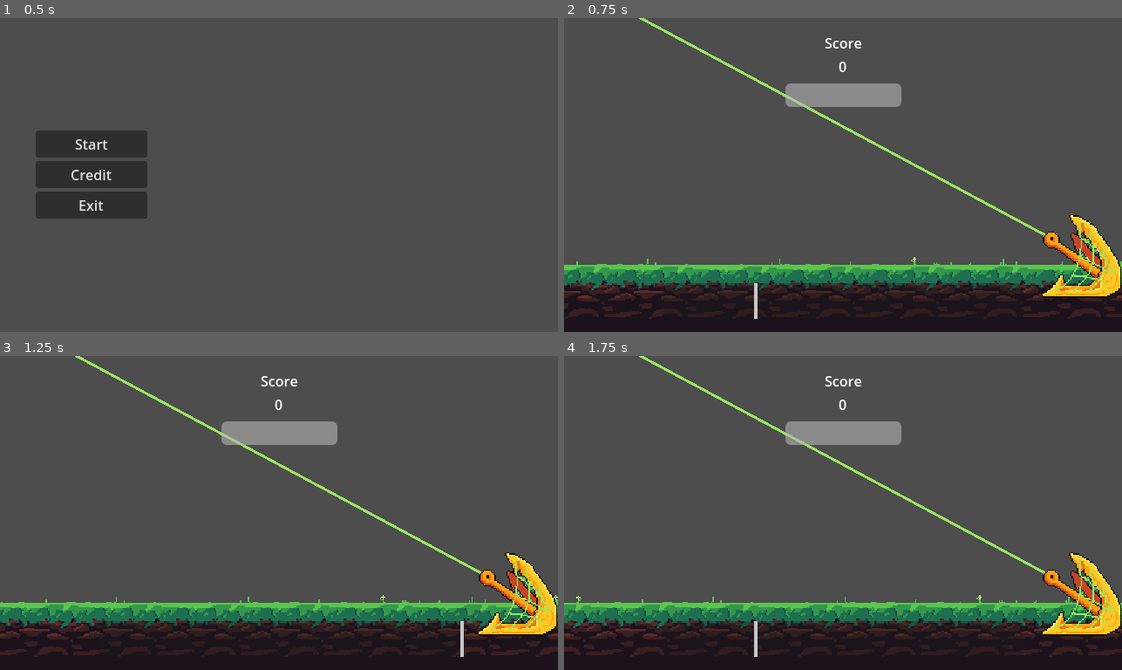
Above: before the commit, frames 1-4 (two rows, left to right).
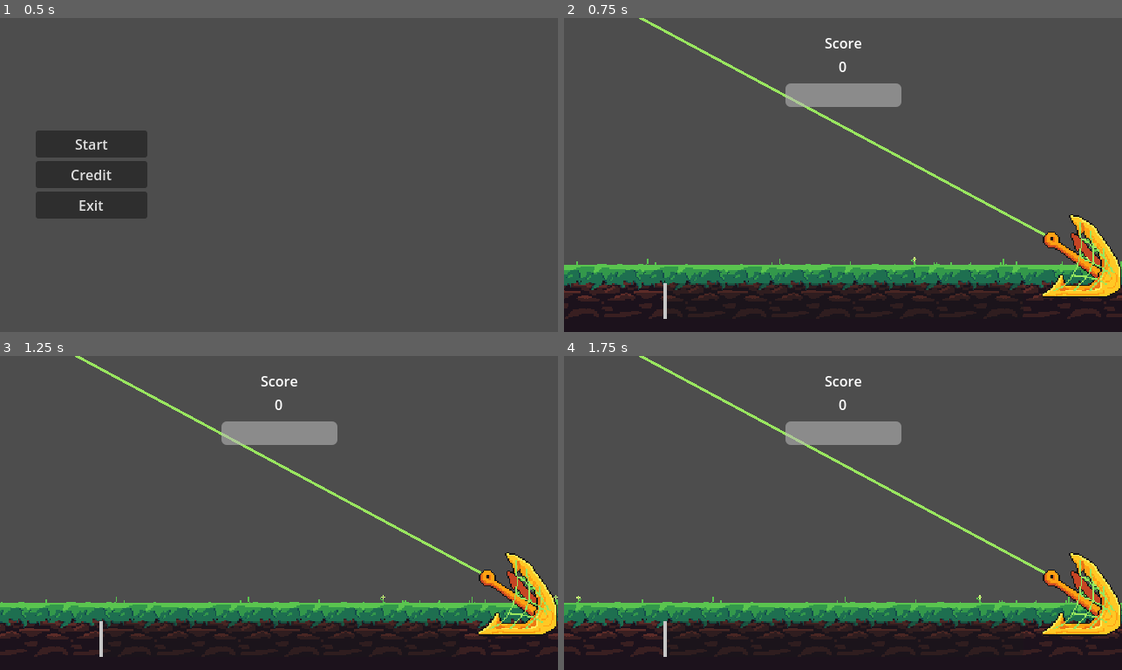
Above: after the commit, the same moments.

Repository: Tenes/mini-jam-153
Game: Godot game, scene res://Scenes/main_menu_scene.tscn
Same seed, same stepped clock (60 frames per second), same inputs: the game is played once before the commit and once after it.
Inputs (mouse positions are in pixels of both pictures, inside the frame that each line leads up to):
- Up to frame 1 (0.5 s): no input
- Up to frame 2 (0.75 s): click "Start" at 0.5 s
- Up to frame 3 (1.25 s): no input
- Up to frame 4 (1.75 s): move the mouse to (965, 497) at 1.27 s; click (965, 497) at 1.35 s

Frame 1 is identical in both runs. In frame 2, 0.1% of the frame differs, in the area x 17-35%, y 84-96%; in frame 3, 0.1%; in frame 4, 0.1%.

Commit message:
Change action bar behavior

Diff:
--- a/Models/Human/human.tscn
+++ b/Models/Human/human.tscn
@@ -6,6 +6,7 @@
 
 [node name="Interactable" instance=ExtResource("1_mcpo3")]
 script = ExtResource("2_fiebf")
+startSuccess = 20
 
 [node name="Hitbox" parent="." index="0"]
 position = Vector2(0, -8)
--- a/Models/UI/ActionProgressBar/action_progress_bar.gd
+++ b/Models/UI/ActionProgressBar/action_progress_bar.gd
@@ -1,12 +1,11 @@
 extends ProgressBar
 @export var base_speed = 200.0
-@export var current_speed = 100.0
+var current_speed = 0
 var current_start_pourcentage = -1
 var current_pourcentage = -1
 @onready var area_container = $AreaContainer
 
 func _ready():
-	current_speed = base_speed
 	Events.on_interactable_collided.connect(set_capture_area)
 
 func _process(delta):
@@ -16,6 +15,7 @@
 	%VSeparator.position.x = value/max_value * size.x
 
 func set_capture_area(start_pourcentage, pourcentage):
+	current_speed = base_speed
 	current_start_pourcentage = start_pourcentage
 	current_pourcentage = pourcentage
 	clear_capture_area()
@@ -30,9 +30,14 @@
 		child.queue_free()
 
 func _unhandled_input(event):
-	if Input.is_action_just_pressed("left_click"):
+	if Input.is_action_just_pressed("left_click") and current_pourcentage > -1:
 		if value >= current_start_pourcentage and value <= current_start_pourcentage+current_pourcentage:
 			clear_capture_area()
 			Events.bar_clicked.emit(Global.BarStatus.SUCCESS)
-			return
-		Events.bar_clicked.emit(Global.BarStatus.FAILED)
+			reset()
+		else:
+			Events.bar_clicked.emit(Global.BarStatus.FAILED)
+			reset(base_speed)
+func reset(speed = 0):
+	value = 0
+	current_speed = speed
--- a/Models/UI/ActionProgressBar/action_progress_bar.tscn
+++ b/Models/UI/ActionProgressBar/action_progress_bar.tscn
@@ -25,8 +25,7 @@
 theme_override_styles/fill = SubResource("StyleBoxEmpty_ei8kr")
 show_percentage = false
 script = ExtResource("1_ku4cg")
-base_speed = 150.0
-current_speed = 300.0
+base_speed = 100.0
 
 [node name="AreaContainer" type="Control" parent="."]
 layout_mode = 1
